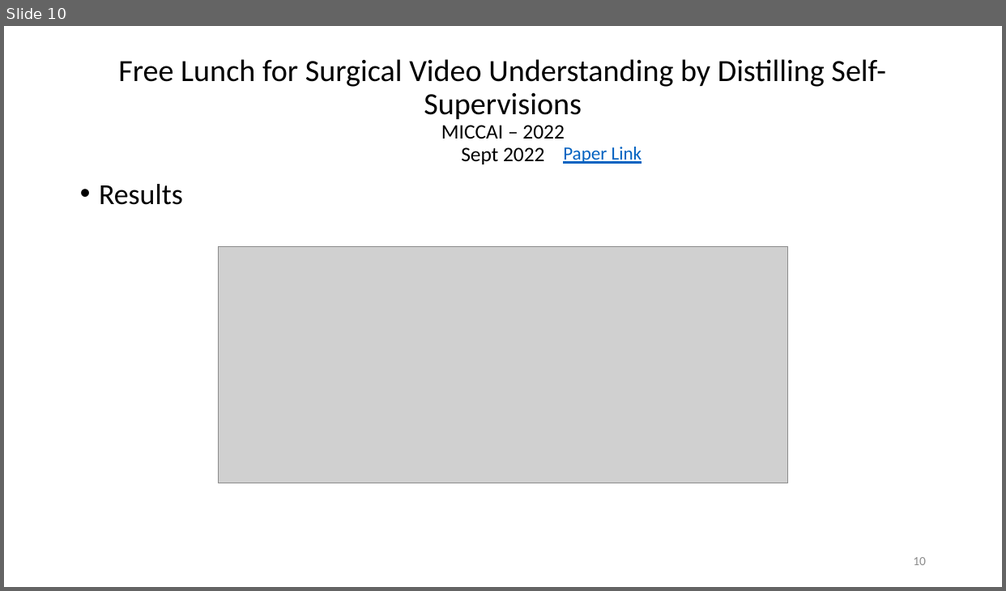
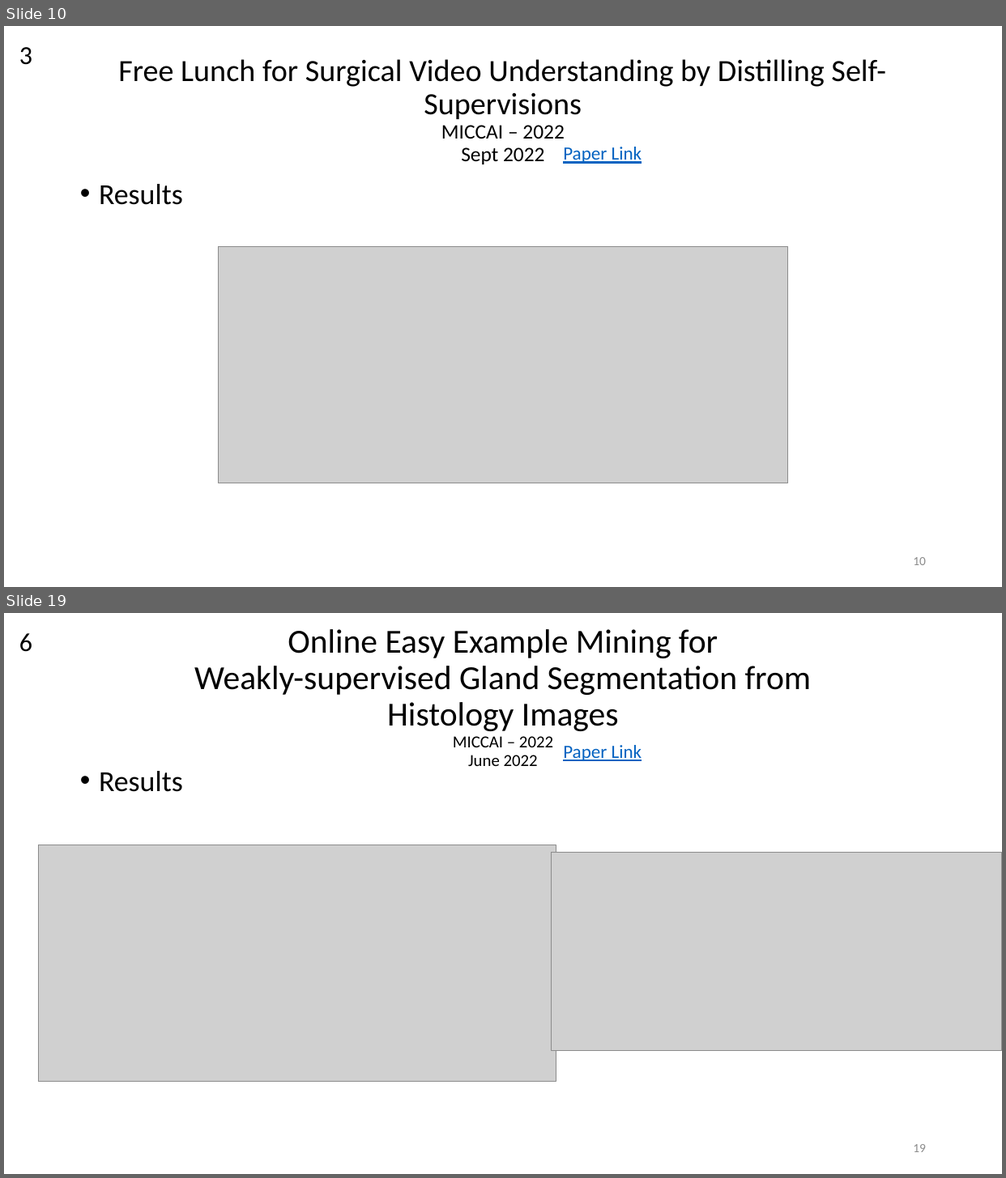
Before and after one commit to bluesaiyancodes/KITReports, a slide deck: Presentations/MICCAI Paper Reviews.pptx. Shown one above the other, each under a label of ours: slide 10 before the commit, slides 10 and 19 after it; the slides between them are not shown. The pictures are 1006x591 and 1006x1178 pixels, drawn with LibreOffice and Linux fonts; fonts in the diff are those of the drawing; grey boxes stand for pictures. Boxes give left, top, right and bottom in pixels: in the first picture for what was removed or moved away, otherwise in the second. Text is boxed around its words. In the diff, an @@ line names an element or a change of style, - is before the commit and + after.

```diff
--- a/Presentations/MICCAI Paper Reviews.pptx
+++ b/Presentations/MICCAI Paper Reviews.pptx
@@ slide 19 added at (x1=4, y1=613, x2=1002, y2=1174), background #FFFFFF @@
@@ text added at (x1=19, y1=633, x2=32, y2=652), 25 pt, text #000000 @@
+6
@@ title added at (x1=194, y1=629, x2=812, y2=766), 32.4 pt, text #000000 @@
+Online Easy Example Mining for
+Weakly-supervised Gland Segmentation from
+Histology Images
+MICCAI – 2022
+June 2022
@@ text added at (x1=563, y1=745, x2=642, y2=761), 18 pt, text #0563C1, underline @@
+Paper Link
@@ text added at (x1=99, y1=771, x2=183, y2=792), 28 pt, text #000000 @@
+• Results
@@ picture added at (x1=39, y1=845, x2=556, y2=1082) @@
@@ picture added at (x1=552, y1=853, x2=1002, y2=1051) @@
@@ page number added at (x1=913, y1=1144, x2=926, y2=1152), 12 pt, text #8C8C8C @@
+19
@@ slide 10 changed as well @@
@@ text added at (x1=19, y1=47, x2=32, y2=65), 25 pt, text #000000 @@
+3
```
Also in this commit, not shown: 8 other slides changed, 11 other slides added.
